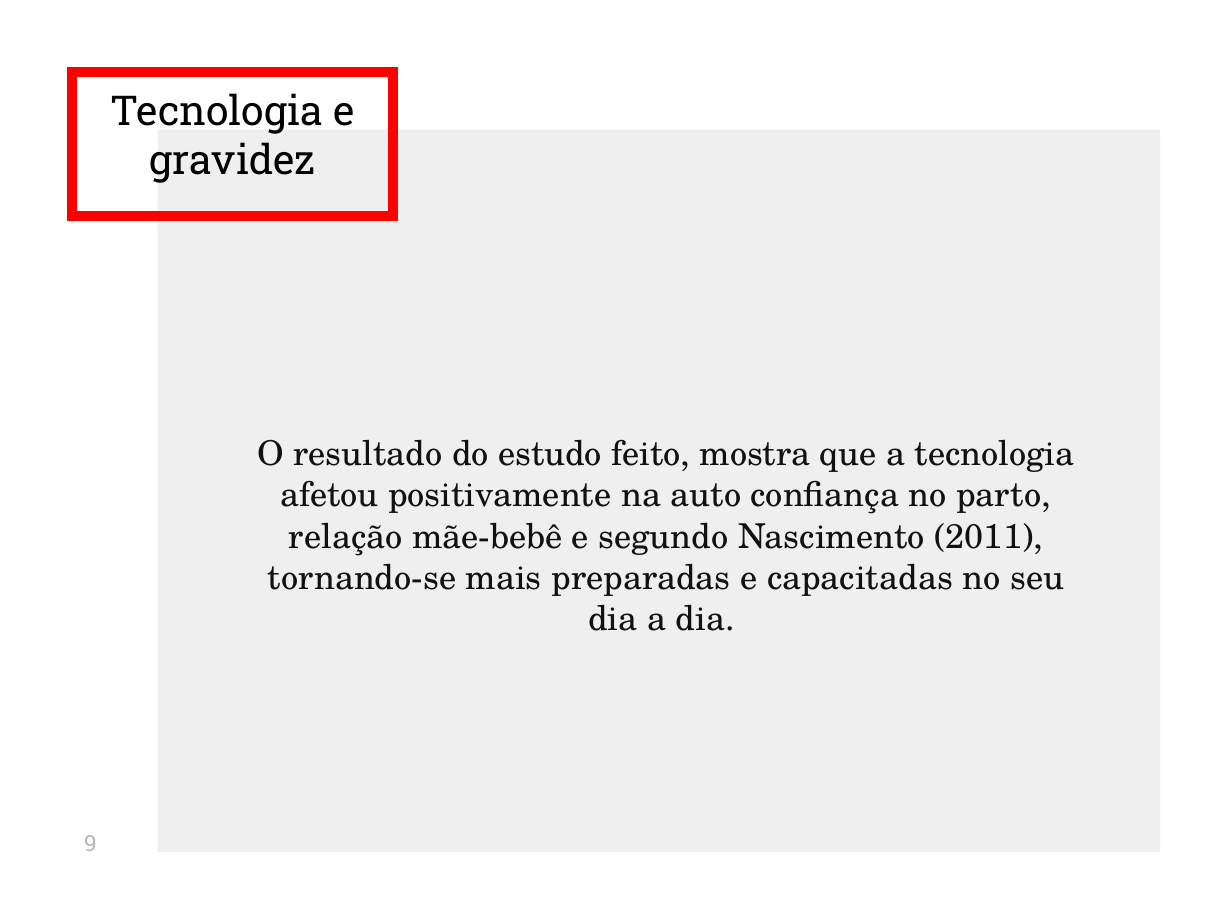
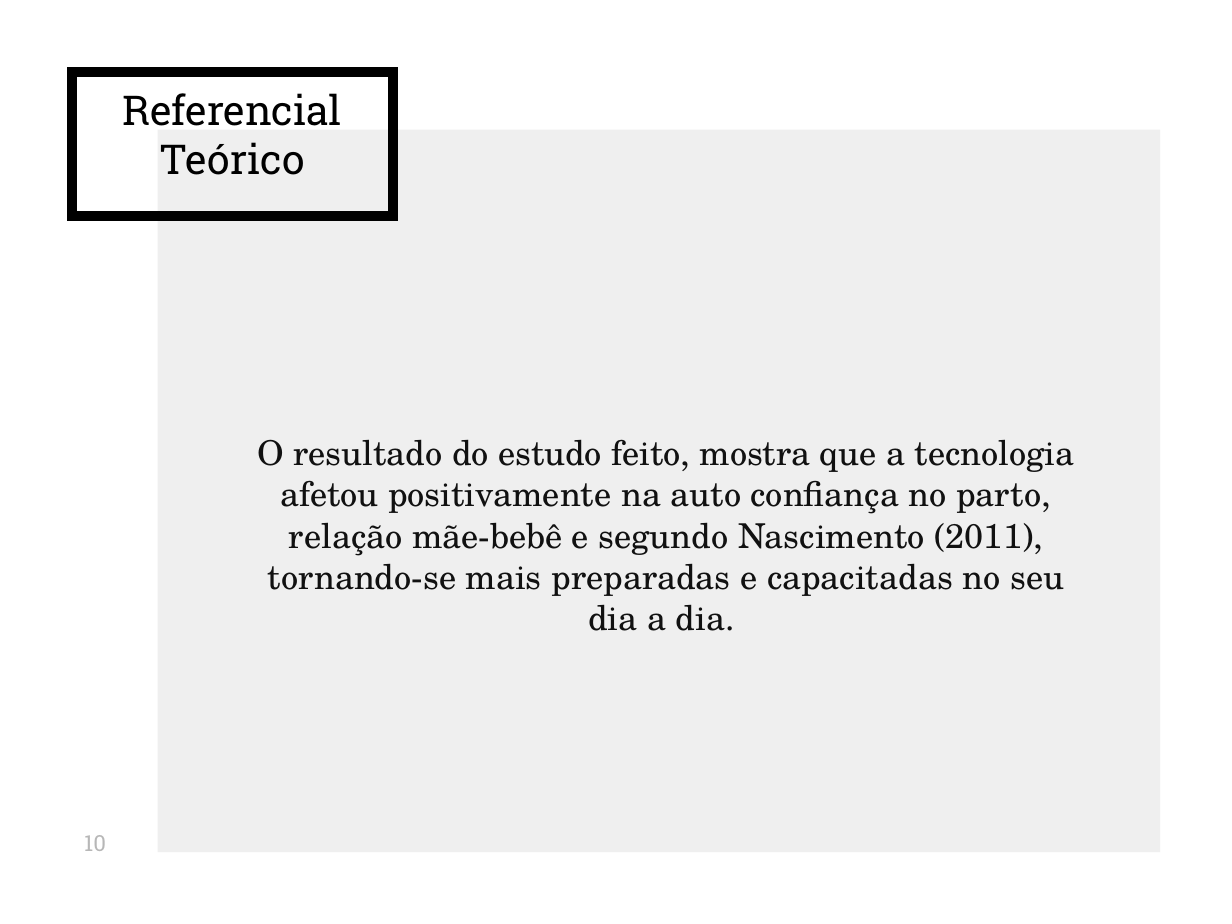
Before and after one commit to edgarssenhorello/Projetos, a slide deck: slide 10 of apresentação dica de lingerie.pptx (slide 9 before the commit). Drawn at 1232x924 pixels with LibreOffice and Linux fonts; fonts in the diff are those of the drawing. Boxes give left, top, right and bottom in pixels: in the first picture for what was removed or moved away, otherwise in the second. Text is boxed around its words. In the diff, an @@ line names an element or a change of style, - is before the commit and + after.

```diff
--- a/apresentação dica de lingerie.pptx
+++ b/apresentação dica de lingerie.pptx
@@ title "Referencial Teórico" at [71, 71, 393, 216]: outline #FF0000 6 pt to #000000 6 pt @@
@@ title at [123, 93, 342, 175]: text changed @@
-Tecnologia e gravidez
+Referencial Teórico
@@ page number at [84, 835, 106, 851]: text changed @@
-9
+10
```
Also in this commit, not shown: 13 other slides changed, 7 slides added, 2 slides removed.
